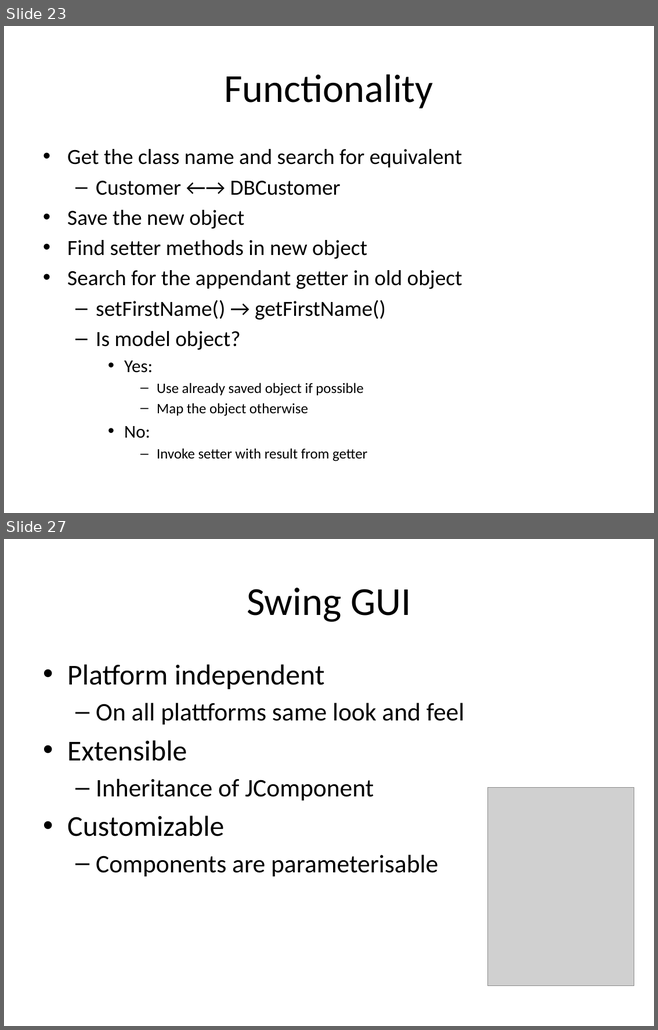
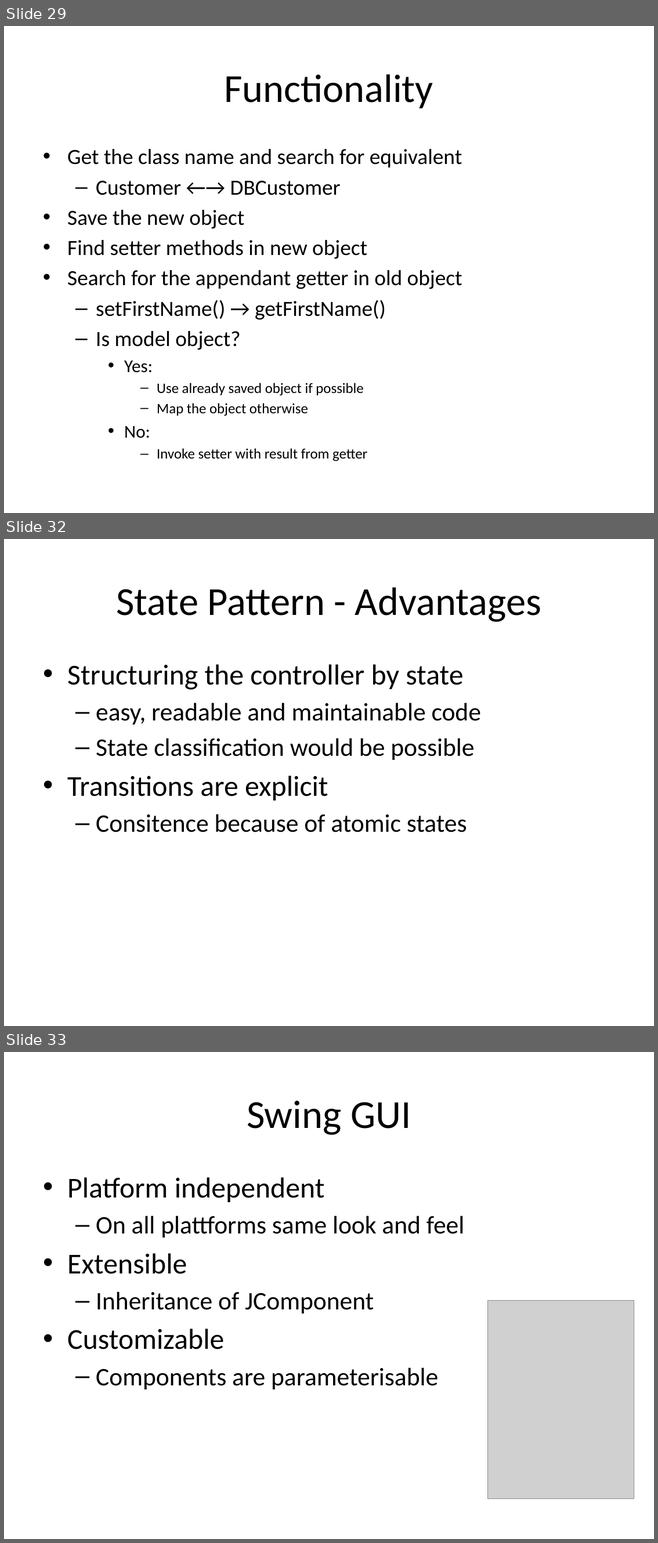
Before and after one commit to markusmo/HotelSoftware, a slide deck: Documentation/Praesentation/PresentationRoomanizer.pptx. Shown one above the other, each under a label of ours: slides 23 and 27 before the commit, slides 29, 32 and 33 after it; the slides between them are not shown. The pictures are 658x1030 and 658x1543 pixels, drawn with LibreOffice and Linux fonts; fonts in the diff are those of the drawing; grey boxes stand for pictures. Boxes give left, top, right and bottom in pixels: in the first picture for what was removed or moved away, otherwise in the second. Text is boxed around its words. In the diff, an @@ line names an element or a change of style, - is before the commit and + after.

```diff
--- a/Documentation/Praesentation/PresentationRoomanizer.pptx
+++ b/Documentation/Praesentation/PresentationRoomanizer.pptx
@@ slide 32 added at <box>4,539,654,1026</box>, background #FFFFFF @@
@@ title added at <box>116,587,541,622</box>, 44 pt, text #000000 @@
+State Pattern - Advantages
@@ text added at <box>67,664,481,832</box>, 28 pt, text #000000 @@
+• Structuring the controller by state
+  – easy, readable and maintainable code
+  – State classification would be possible
+• Transitions are explicit
+  – Consitence because of atomic states
@@ what was slide 23 is now slide 29 @@
@@ what was slide 27 is now slide 33 @@
```
Also in this commit, not shown: 2 slides changed, 9 other slides added, 4 slides removed, 1 other file.
